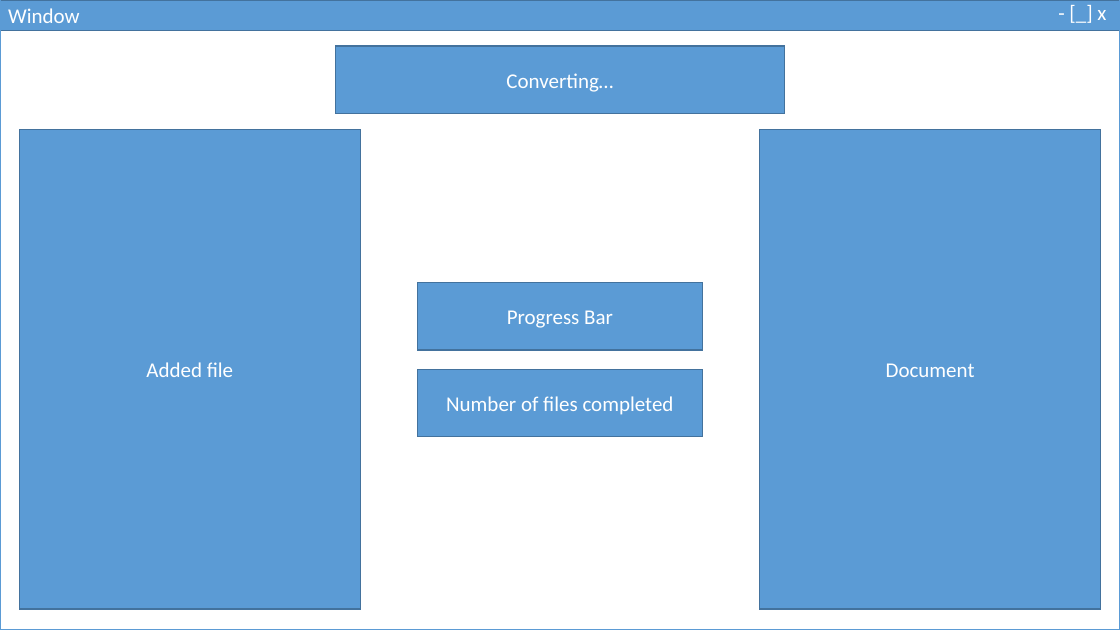
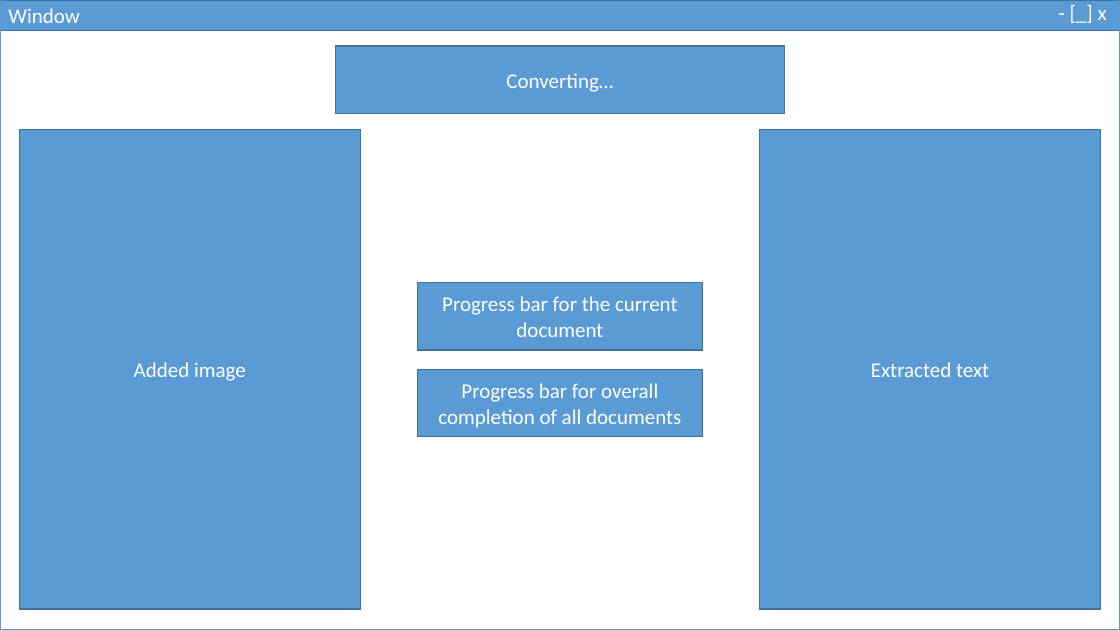
Before and after one commit to RokeshArumugam/ALevelProject, a slide deck: slide 4 of Design/Design.pptx. Drawn at 1120x630 pixels with LibreOffice and Linux fonts; fonts in the diff are those of the drawing. Boxes give left, top, right and bottom in pixels: in the first picture for what was removed or moved away, otherwise in the second. Text is boxed around its words. In the diff, an @@ line names an element or a change of style, - is before the commit and + after.

```diff
--- a/Design/Design.pptx
+++ b/Design/Design.pptx
@@ text added at [442, 296, 678, 337], 18 pt, text #FFFFFF @@
+Progress bar for the current document
@@ text in rectangle at [507, 310, 613, 328]: text removed @@
-Progress Bar
@@ text added at [134, 362, 246, 381], 18 pt, text #FFFFFF @@
+Added image
@@ text in rectangle at [146, 362, 233, 377]: text removed @@
-Added file
@@ outline #43739E 1 pt to #42719B 1 pt in 5 elements at [0, 0, 1120, 30], [19, 129, 360, 609], [760, 129, 1101, 609], [418, 282, 702, 350], [418, 370, 702, 438] @@
@@ text added at [438, 383, 681, 428], 18 pt, text #FFFFFF @@
+Progress bar for overall completion of all documents
@@ text added at [871, 362, 989, 377], 18 pt, text #FFFFFF @@
+Extracted text
@@ text in rectangle at [886, 363, 975, 377]: text removed @@
-Document
@@ text in rectangle at [446, 396, 674, 415]: text removed @@
-Number of files completed
```
Also in this commit, not shown: 4 other slides changed, 2 slides added, 3 slides removed, 7 other files.
